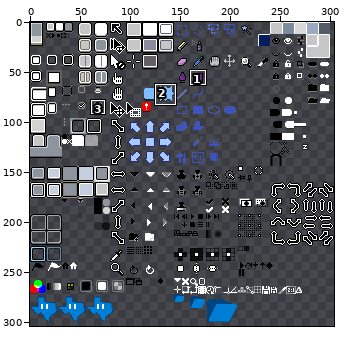
Two states of a sprite sheet, data/extensions/aseprite-theme/sheet.png. Above, an overview of the earlier version with the close-up marked.
Close-up. Before the commit:
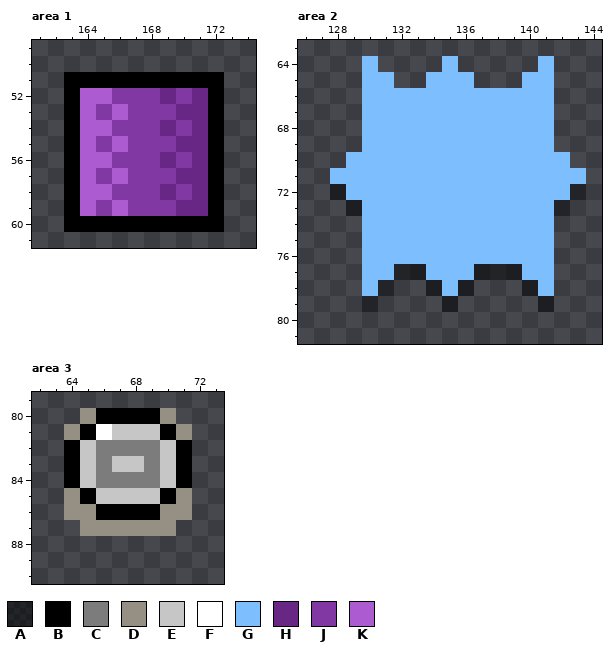
The file is 304x304 pixels. Pixels under 10% opacity are left out. Colours within 5 levels of each other are drawn and written as one. Shown: area 1: x 161..174, y 49..61; area 2: x 126..144, y 63..81; area 3: x 62..73, y 79..90. The commit also changed other parts of the picture, which this record leaves out.
Palette (. is transparent): A #00000080  B #000000  C #7c7c7c  D #958f84  E #c6c6c6  F #ffffff  G #7dbeff  H #682785  J #8238a2  K #ad5bd1
Pixels before, area 1, first column x 163:
51 BBBBBBBBBB
52 BKKJJJHJHB
53 BKJKJJJHHB
54 BKKJJJHJHB
55 BKJKJJJHHB
56 BKKJJJHJHB
57 BKJKJJJHHB
58 BKKJJJHJHB
59 BKJKJJJHHB
60 BBBBBBBBBB
Pixels before, area 2, first column x 128:
64 ..G....G.....G..
65 ..GG..GGG...GG..
66 ..GGGGGGGGGGGG..
67 ..GGGGGGGGGGGG..
68 ..GGGGGGGGGGGG..
69 ..GGGGGGGGGGGG..
70 .GGGGGGGGGGGGGG.
71 GGGGGGGGGGGGGGGG
72 AGGGGGGGGGGGGGGA
73 .AGGGGGGGGGGGGA.
74 ..GGGGGGGGGGGG..
75 ..GGGGGGGGGGGG..
76 ..GGGGGGGGGGGG..
77 ..GGAAGGGAAAGG..
78 ..GA..AGA...AG..
79 ..A....A.....A..
Pixels before, area 3, first column x 64:
80 .DBBBBD.
81 DBFEEEBD
82 BECCCCEB
83 BECEECEB
84 BECCCCEB
85 DBEEEEBD
86 DDBBBBDD
87 .DDDDDD.
And afterwards:
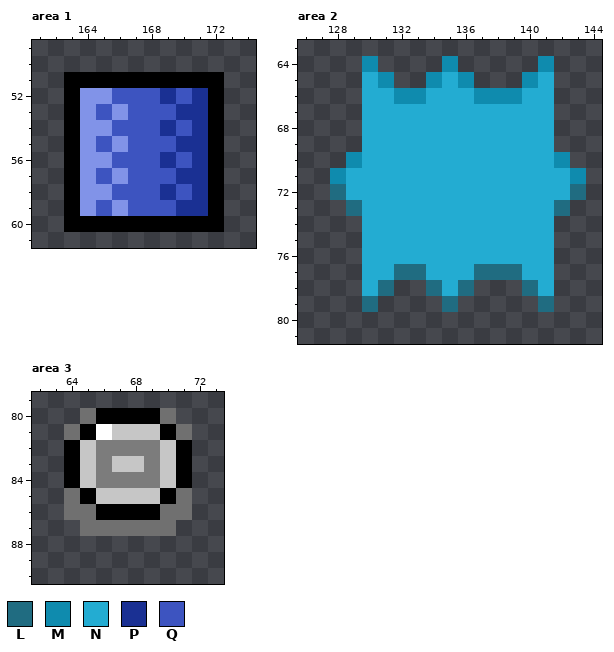
Colours new in this view: L #206c81  M #0f8bae  N #23acd2  P #1a3093  Q #3d54c0
The edit:
colour D: #958f84 -> #707070
colour K: #ad5bd1 -> #8193e8
Changed rows in their new state; - is a pixel that keeps its letter.
Area 1:
first column x 165:
52 -QQQPQP
53 Q-QQQPP
54 -QQQPQP
55 Q-QQQPP
56 -QQQPQP
57 Q-QQQPP
58 -QQQPQP
59 Q-QQQPP
Area 2:
first column x 128:
64 --M----M-----M--
65 --NM--MNM---MN--
66 --NNMMNNNMMMNN--
67 --NNNNNNNNNNNN--
68 --NNNNNNNNNNNN--
69 --NNNNNNNNNNNN--
70 -MNNNNNNNNNNNNM-
71 MNNNNNNNNNNNNNNM
72 LNNNNNNNNNNNNNNL
73 -LNNNNNNNNNNNNL-
74 --NNNNNNNNNNNN--
75 --NNNNNNNNNNNN--
76 --NNNNNNNNNNNN--
77 --NNLLNNNLLLNN--
78 --NL--LNL---LN--
79 --L----L-----L--
Boxes around the changes in both close-ups, in picture pixels (x1, y1, x2, y2):
changed: (80, 88, 208, 216)
changed: (330, 56, 586, 312)
changed: (64, 408, 192, 440)
changed: (64, 488, 192, 536)
